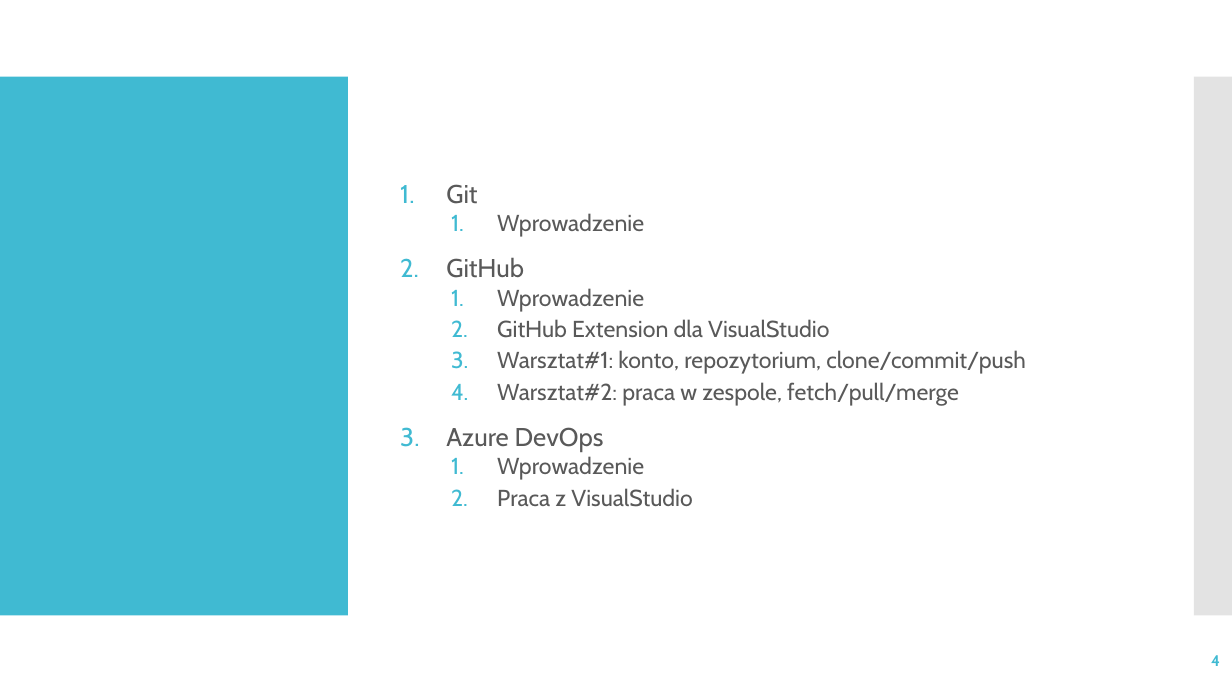
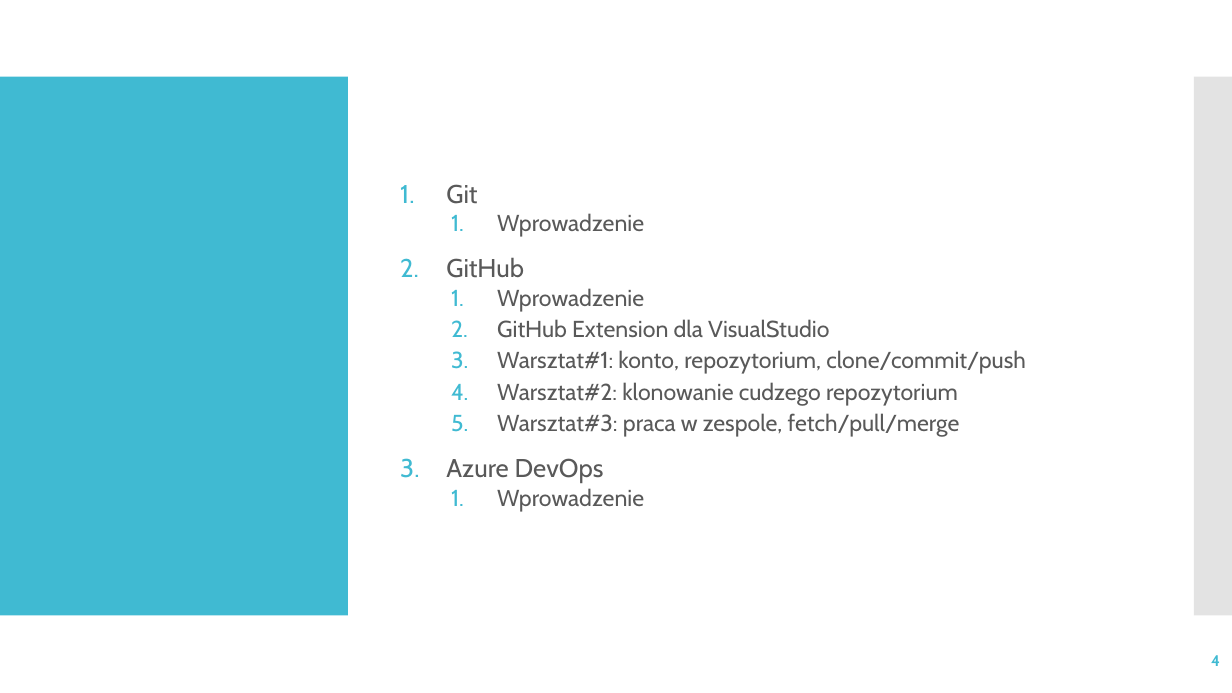
Before and after one commit to IlonaKulon/SzkolenieZIIMI, a slide deck: slide 4 of slajdy/ZIIMI_01_GIT.pptx. Drawn at 1232x693 pixels with LibreOffice and Linux fonts; fonts in the diff are those of the drawing. Boxes give left, top, right and bottom in pixels: in the first picture for what was removed or moved away, otherwise in the second. Text is boxed around its words. In the diff, an @@ line names an element or a change of style, - is before the commit and + after.

```diff
--- a/slajdy/ZIIMI_01_GIT.pptx
+++ b/slajdy/ZIIMI_01_GIT.pptx
@@ text at <box>497,382,960,437</box>: text changed @@
-  4. Warsztat#2: praca w zespole, fetch/pull/merge
+  4. Warsztat#2: klonowanie cudzego repozytorium
+  5. Warsztat#3: praca w zespole, fetch/pull/merge
@@ text at <box>497,488,692,507</box>: paragraph removed @@
-  2. Praca z VisualStudio
```
Also in this commit, not shown: 1 other slide changed, 2 slides added, 12 other files.
